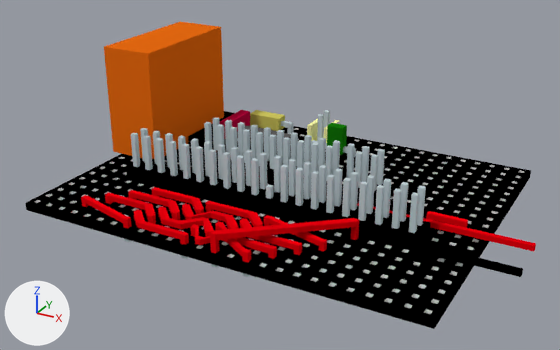
Renders of the Blender file electronics/board.blend from each side of a commit.
Camera for both pictures: a 50 mm camera at (34.3, -30.1, 21.2) aimed at (12.8, 9.1, 1.5). The lights are fixed; the arrows at lower left show +X, +Y and +Z.

The scene before the commit, as lines of its bpy script (objects in view):
```python
mat_r1 = diffuse_material('R1')
mat_r1.base_color = (0.627, 0.59, 0.115)  # yellow #cfca5f
me_cube = bpy.data.meshes.new('Cube')
me_cube.from_pydata(...)  # 8284 vertices, 5022 faces; spans x -3.7..28.7, y 0.0..20.0, z -1.1..8.2
me_cube.materials.append(mat_board)  # black #000000
me_cube.materials.append(mat_conductor)  # light grey #c0cfd4
me_cube.materials.append(mat_c1)  # orange #e76911
me_cube.materials.append(mat_c2)  # pink #bb093e
me_cube.materials.append(mat_c3)  # dark green #15790a
me_cube.materials.append(mat_r2)  # beige #ffffad
me_cube.materials.append(mat_r1)  # yellow #cfca5f
me_cube.materials.append(mat_diode_body)  # grey #b8b8b8
me_cube.materials.append(mat_cathode_band)  # black #000000
me_cube.materials.append(mat_hole)  # white #e7e7e7
me_cube.materials.append(mat_pin_header)  # black #000000
me_cube.materials.append(mat_555)  # dark grey #5c5c5c
me_cube.materials.append(mat_red_wire)  # red #e7000d
me_cube.materials.append(mat_black_wire)  # black #000000
me_cube.materials.append(mat_white_wire)  # beige #e7e195
ob_board = bpy.data.objects.new('Board', me_cube)
ob_board.location = (0.0, 0.0, 0.0)
```
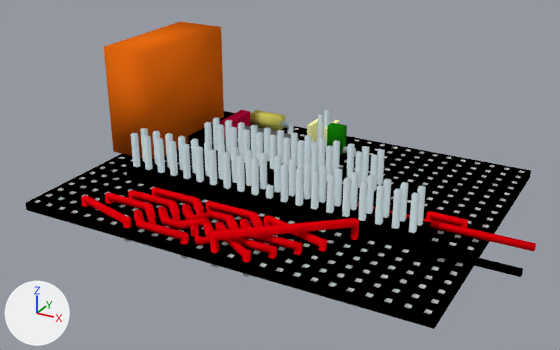
Commit message: 3D board: different materials to create multiple colors

Pixel boxes (x1, y1, x2, y2) of what changed, in the pictures (560 x 350 px):
'Board', recoloured, shading changed: (79, 22, 536, 277) in both
part 1 of me_cube, shading changed: (81, 22, 536, 277) in both

The edits, one by one:
Material 'R1' (mat_r1) changes colour from yellow #cfca5f to beige #ffffad; in linear values from (0.627, 0.59, 0.115) to (0.997, 1.0, 0.417).
me_cube has 8284 vertices, 5022 faces and spans x -3.7..28.7, y 0.0..20.0, z -1.1..8.2.
me_cube is used by ob_board; location (0.0, 0.0, 0.0).
me_cube part 1: 2623 of the faces centred in x -3.7..28.7, y 0.2..19.7, z -1.1..8.2 are now shaded smooth.
